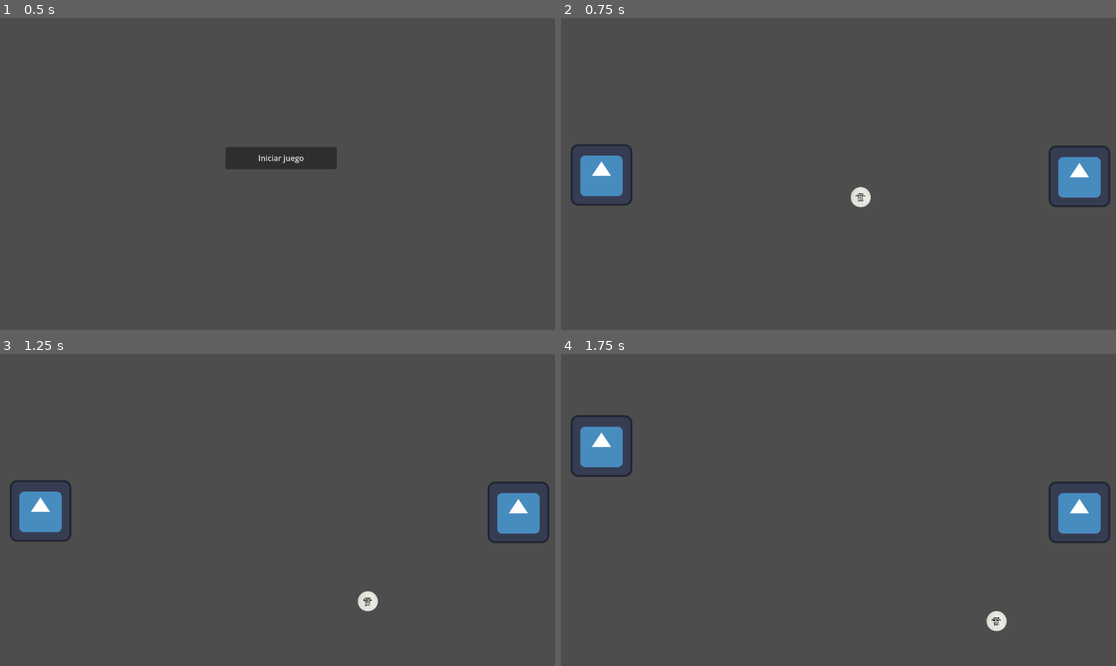
Above: before the commit, frames 1-4 (two rows, left to right).
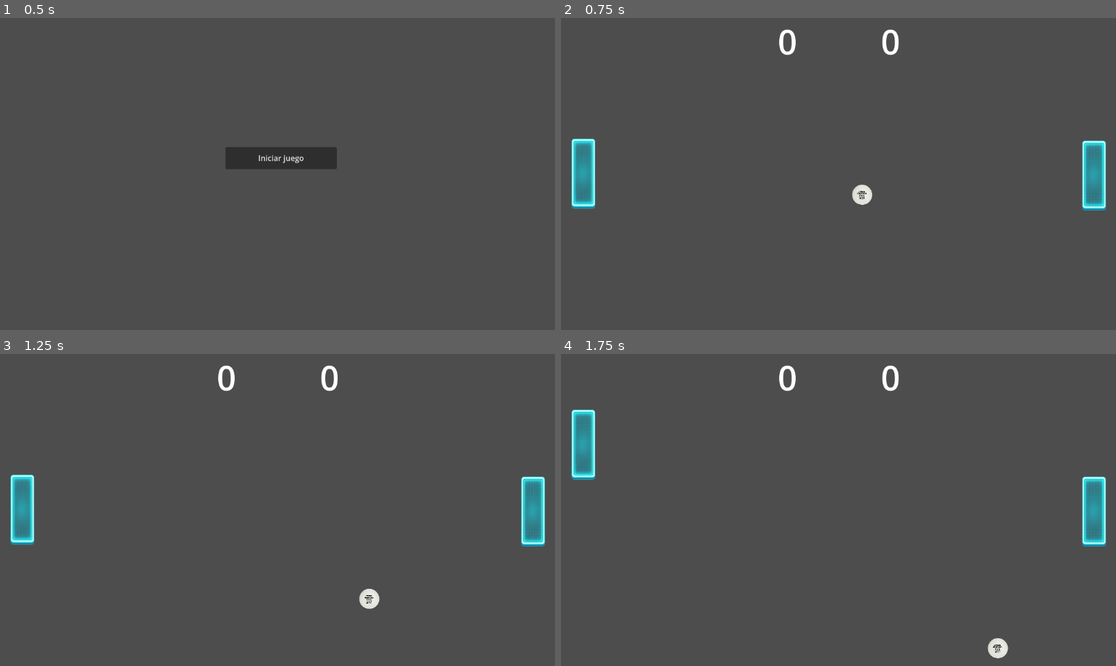
Above: after the commit, the same moments.

Repository: SOrtiz1967/Pong-Ortiz-2026
Game: Godot game, scene res://menu_inicial.tscn
Same seed, same stepped clock (60 frames per second), same inputs: the game is played once before the commit and once after it. The engine's default icon, where the game draws it, is replaced by a stand-in: a white triangle on a blue panel in a dark square.
Inputs:
- Up to frame 1 (0.5 s): no input
- Up to frame 2 (0.75 s): click "Iniciar juego" at 0.5 s
- Up to frame 3 (1.25 s): no input
- Up to frame 4 (1.75 s): hold W (arriba1) from 1.28 s (still down)

Frame 1 is identical in both runs. In frame 2, 3.9% of the frame differs, in the area x 1-99%, y 3-62%; in frame 3, 3.9%; in frame 4, 4.2%, in the area x 1-99%, y 3-98%.

Commit message:
solucion de errores, menu de pausa, mas mejoras en el juego en si

Diff:
--- /dev/null
+++ b/-pong/juego/menu_pausa.gd
@@ -0,0 +1,39 @@
+extends CanvasLayer
+
+
+# Called when the node enters the scene tree for the first time.
+func _ready() -> void:
+	hide()#swconder al empezar el juego
+
+
+# Called every frame. 'delta' is the elapsed time since the previous frame.
+func _process(delta: float) -> void:
+	pass
+
+func _input(event: InputEvent) -> void:
+
+	if event.is_action_pressed("ui_cancel"):
+		activar_pausa()
+
+func activar_pausa() -> void:
+	# Invertir el estado para poder pausar y despausar
+	get_tree().paused = !get_tree().paused
+
+
+	if get_tree().paused:
+		show()
+	else:
+		hide()
+
+
+
+func _on_reiniciar_pressed() -> void:
+	# IMPORTANTE: Despausar el juego ANTES de reiniciar la escena,
+	# o el juego nuevo arrancará congelado.
+	get_tree().paused = false
+	# Esto reinicia la escena actual de la cancha devolviendo los puntos a 0
+	get_tree().reload_current_scene()
+
+
+func _on_resume_pressed() -> void:
+	activar_pausa()
--- /dev/null
+++ b/-pong/juego/menu_pausa.tscn
@@ -0,0 +1,35 @@
+[gd_scene format=3 uid="uid://cac2j2xfxkybf"]
+
+[ext_resource type="Script" uid="uid://c1wxpf7qbq6b4" path="res://juego/menu_pausa.gd" id="1_jd2x8"]
+
+[node name="MenuPausa" type="CanvasLayer" unique_id=1798415451]
+process_mode = 3
+script = ExtResource("1_jd2x8")
+
+[node name="ColorRect" type="ColorRect" parent="." unique_id=222488386]
+anchors_preset = 15
+anchor_right = 1.0
+anchor_bottom = 1.0
+grow_horizontal = 2
+grow_vertical = 2
+color = Color(0, 0, 0, 0.44313726)
+
+[node name="VBoxContainer" type="VBoxContainer" parent="." unique_id=5058846]
+offset_left = 352.0
+offset_top = 192.0
+offset_right = 800.0
+offset_bottom = 448.0
+alignment = 1
+
+[node name="Resume" type="Button" parent="VBoxContainer" unique_id=1911600979]
+layout_mode = 2
+size_flags_stretch_ratio = 0.0
+text = "Volver al juego"
+
+[node name="Reiniciar" type="Button" parent="VBoxContainer" unique_id=626544905]
+layout_mode = 2
+text = "Reiniciar"
+
+[connection signal="pressed" from="VBoxContainer/Resume" to="." method="_on_resume_pressed"]
+[connection signal="pressed" from="VBoxContainer/Reiniciar" to="." method="_on_button_2_pressed"]
+[connection signal="pressed" from="VBoxContainer/Reiniciar" to="." method="_on_reiniciar_pressed"]
--- a/-pong/juego/mundo.gd
+++ b/-pong/juego/mundo.gd
@@ -3,12 +3,12 @@
 var puntos_jugador_izq = 0
 var puntos_jugador_der = 0
 
-# Called when the node enters the scene tree for the first time.
+
 func _ready() -> void:
-	pass # Replace with function body.
+	pass
 
 
-# Called every frame. 'delta' is the elapsed time since the previous frame.
+
 func _process(delta: float) -> void:
 	pass
 
@@ -18,6 +18,7 @@
 
 	if body.name == "pelota":
 		puntos_jugador_der += 1
+		$PuntajeDer.text = str(puntos_jugador_der)
 		print("Puntos Derecha: ", puntos_jugador_der)
 		body.call_deferred("reiniciar")
 
@@ -26,5 +27,6 @@
 
 	if body.name == "pelota":
 		puntos_jugador_izq += 1
+		$PuntajeIzq.text = str(puntos_jugador_izq)
 		print("Puntos izquierda: ", puntos_jugador_izq)
 		body.call_deferred("reiniciar")
--- a/-pong/juego/mundo.tscn
+++ b/-pong/juego/mundo.tscn
@@ -5,27 +5,30 @@
 [ext_resource type="PackedScene" uid="uid://803d2ai4ii2e" path="res://juego/techo.tscn" id="2_ci5ue"]
 [ext_resource type="PackedScene" uid="uid://bbhmm355joxlv" path="res://juego/piso.tscn" id="3_embnx"]
 [ext_resource type="PackedScene" uid="uid://bcuissmgaa8mh" path="res://juego/pelota.tscn" id="4_embnx"]
+[ext_resource type="PackedScene" uid="uid://cac2j2xfxkybf" path="res://juego/menu_pausa.tscn" id="6_mplgi"]
 
 [sub_resource type="RectangleShape2D" id="RectangleShape2D_mplgi"]
-size = Vector2(385, 660)
+size = Vector2(386.5, 674)
 
 [node name="mundo" type="Node2D" unique_id=85346041]
 script = ExtResource("1_sh0ne")
 
 [node name="paletajugador" parent="." unique_id=1717272184 instance=ExtResource("1_hssua")]
-position = Vector2(82, 330)
+position = Vector2(82, 339)
 
 [node name="paletajugador2" parent="." unique_id=1013470466 instance=ExtResource("1_hssua")]
-position = Vector2(1074, 333)
+position = Vector2(1142, 343)
 tecla_arriba = "arriba2"
 tecla_abajo = "abajo2"
 
 [node name="techo" parent="." unique_id=1535107592 instance=ExtResource("2_ci5ue")]
+position = Vector2(0, -8)
 
 [node name="piso" parent="." unique_id=1673839475 instance=ExtResource("3_embnx")]
+position = Vector2(0, 23)
 
 [node name="pelota" parent="." unique_id=364806086 instance=ExtResource("4_embnx")]
-position = Vector2(575, 325)
+position = Vector2(578, 320)
 
 [node name="arcoizq" type="Area2D" parent="." unique_id=1900993201]
 
@@ -36,8 +39,28 @@
 [node name="arcoder" type="Area2D" parent="." unique_id=1034919123]
 
 [node name="CollisionShape2D" type="CollisionShape2D" parent="arcoder" unique_id=2077956324]
-position = Vector2(1346, 320)
+position = Vector2(1345.25, 313)
 shape = SubResource("RectangleShape2D_mplgi")
+
+[node name="PuntajeIzq" type="Label" parent="." unique_id=678946148]
+offset_left = 450.0
+offset_top = 1.0
+offset_right = 490.0
+offset_bottom = 196.0
+theme_override_font_sizes/font_size = 70
+text = "0
+"
+
+[node name="PuntajeDer" type="Label" parent="." unique_id=868123558]
+offset_left = 664.0
+offset_top = 1.0
+offset_right = 704.0
+offset_bottom = 196.0
+theme_override_font_sizes/font_size = 70
+text = "0
+"
+
+[node name="MenuPausa" parent="." unique_id=1798415451 instance=ExtResource("6_mplgi")]
 
 [connection signal="body_entered" from="arcoizq" to="." method="_on_arcoizq_body_entered"]
 [connection signal="body_entered" from="arcoder" to="." method="_on_arcoder_body_entered"]
--- a/-pong/juego/paletajugador.gd
+++ b/-pong/juego/paletajugador.gd
@@ -7,15 +7,22 @@
 @export var tecla_arriba: String = "arriba1"
 @export var tecla_abajo: String = "abajo1"
 
+var posicion_x_fija = 0.0
+func _ready() -> void:
+	# guardar la posicion
+	posicion_x_fija = global_position.x
+
 
 func _physics_process(delta: float) -> void:
-	var direction =Input.get_axis(tecla_arriba, tecla_abajo) #esto me va a leer la w y la s ahora tambien las flechitas
+	# bloquear a la paleta en x
+	global_position.x = posicion_x_fija
+	velocity.x = 0 #anular cualquier cosa rara
 
-	#if para mover la paleta cuano direction se active osea reciba una una entrada
+	var direction = Input.get_axis(tecla_arriba, tecla_abajo)
 
 	if direction:
-		velocity.y= direction * velocidad
+		velocity.y = direction * velocidad
 	else:
-		velocity.y= move_toward(velocity.y,0,velocidad)
+		velocity.y = move_toward(velocity.y, 0, velocidad)
 
-	move_and_slide() #funcion para mover al characterbody
+	move_and_slide()
--- a/-pong/juego/paletajugador.tscn
+++ b/-pong/juego/paletajugador.tscn
@@ -1,18 +1,20 @@
 [gd_scene format=3 uid="uid://ckwepa1swqv7r"]
 
 [ext_resource type="Script" uid="uid://cl81hpl0pdwif" path="res://juego/paletajugador.gd" id="1_lw75f"]
-[ext_resource type="Texture2D" uid="uid://f0utvxt0fri5" path="res://icon.svg" id="1_msvgo"]
+[ext_resource type="Texture2D" uid="uid://cvkqhxe48xvlg" path="res://imgs/image-removebg-preview (1).png" id="2_lw75f"]
 
-[sub_resource type="RectangleShape2D" id="RectangleShape2D_lw75f"]
-size = Vector2(117, 114)
+[sub_resource type="CapsuleShape2D" id="CapsuleShape2D_lw75f"]
+radius = 24.0
+height = 141.0
 
 [node name="paletajugador" type="CharacterBody2D" unique_id=1717272184]
 script = ExtResource("1_lw75f")
 
 [node name="Sprite2D" type="Sprite2D" parent="." unique_id=186159494]
-position = Vector2(2, -4)
-texture = ExtResource("1_msvgo")
+position = Vector2(-37.00001, -23.499996)
+scale = Vector2(0.36451614, 0.4061033)
+texture = ExtResource("2_lw75f")
 
 [node name="CollisionShape2D" type="CollisionShape2D" parent="." unique_id=2135303704]
-position = Vector2(3.5, -3)
-shape = SubResource("RectangleShape2D_lw75f")
+position = Vector2(-36, -16.5)
+shape = SubResource("CapsuleShape2D_lw75f")
--- a/-pong/juego/pelota.gd
+++ b/-pong/juego/pelota.gd
@@ -1,21 +1,44 @@
 extends CharacterBody2D
 
+var velocidad_original = 400.0
 var velocidad_pelota = 400.0
-# Vector2(1, 1) hace que la pelota arranque moviéndose en diagonal
+#que la pelota arranque en diagonal
 var direccion = Vector2(1, 1).normalized()
 
 func _physics_process(delta: float) -> void:
-	# move_and_collide mueve la pelota y nos avisa si choca
-	# A diferencia de move_and_slide, aquí multiplicamos por delta
 	var colision = move_and_collide(direccion * velocidad_pelota * delta)
 
 	if colision:
-		# Si la pelota choca (contra una paleta o el techo/piso), rebota
-		direccion = direccion.bounce(colision.get_normal())
-		#correcdion del error del arrastre
-		global_position += colision.get_normal() * 5.0
+		var objeto_chocado = colision.get_collider()
+
+		# si choca contra el techo o el piso, rebota normal
+		if objeto_chocado.name == "techo" or objeto_chocado.name == "piso":
+			direccion = direccion.bounce(colision.get_normal())
+		else:
+			# paleta
+
+			if global_position.x < 575:
+				direccion.x = abs(direccion.x)
+			else:
+				direccion.x = -abs(direccion.x)
+
+			# calcular la distancia al centro de la paleta
+			var distancia_y = global_position.y - objeto_chocado.global_position.y
+
+			#hacer el juego mas divertido y menos monotono
+			direccion.y = distancia_y / 60.0
+
+
+			direccion = direccion.normalized()
+			#aumnetar la velocidad de la pelota en cada golpe
+			velocidad_pelota += 20.5
+
+			#evtar que se quede pegada a la paleta
+			global_position.x += sign(direccion.x) * 10.0
 
 func reiniciar():
 	# volver la pelota al medio para reiniciar despues de un punto
 	global_position = Vector2(575, 325)
 	direccion.x = -direccion.x
+	#reiniciar la velocidad de la pelota
+	velocidad_pelota = velocidad_original
Binary file added: -pong/imgs/image-removebg-preview (1).png
Not shown, added: -pong/imgs/image-removebg-preview (1).png.import
Not shown, added: -pong/juego/menu_pausa.gd.uid
